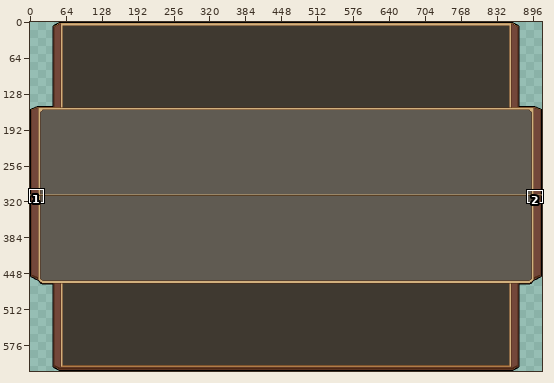
Two states of a pixel-art file, packages/client/src/assets/ui/board.aseprite. The first picture is a wide view before the edit; the outline marks the close-up.
Close-up. Old version:
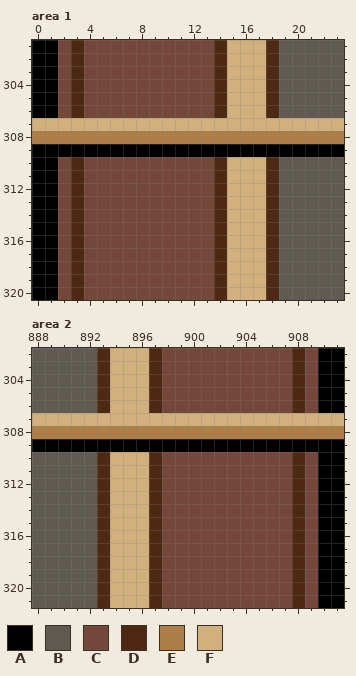
912x621 pixels, 1 frame. Colours within 5 levels of each other are drawn and written as one. Shown: area 1: x 0..23, y 301..320; area 2: x 888..911, y 302..321. The commit also changed other parts of the picture, which this record leaves out.
Palette (. is transparent): A #000000  B #605b52  C #73473a  D #4d2812  E #af7d48  F #d1b07d
Pixels before, area 1, first column x 0:
301 AACDCCCCCCCCCCDFFFDBBBBB
302 AACDCCCCCCCCCCDFFFDBBBBB
303 AACDCCCCCCCCCCDFFFDBBBBB
304 AACDCCCCCCCCCCDFFFDBBBBB
305 AACDCCCCCCCCCCDFFFDBBBBB
306 AACDCCCCCCCCCCDFFFDBBBBB
307 FFFFFFFFFFFFFFFFFFFFFFFF
308 EEEEEEEEEEEEEEEEEEEEEEEE
309 AAAAAAAAAAAAAAAAAAAAAAAA
310 AACDCCCCCCCCCCDFFFDBBBBB
311 AACDCCCCCCCCCCDFFFDBBBBB
312 AACDCCCCCCCCCCDFFFDBBBBB
313 AACDCCCCCCCCCCDFFFDBBBBB
314 AACDCCCCCCCCCCDFFFDBBBBB
315 AACDCCCCCCCCCCDFFFDBBBBB
316 AACDCCCCCCCCCCDFFFDBBBBB
317 AACDCCCCCCCCCCDFFFDBBBBB
318 AACDCCCCCCCCCCDFFFDBBBBB
319 AACDCCCCCCCCCCDFFFDBBBBB
320 AACDCCCCCCCCCCDFFFDBBBBB
Pixels before, area 2, first column x 888:
302 BBBBBDFFFDCCCCCCCCCCDCAA
303 BBBBBDFFFDCCCCCCCCCCDCAA
304 BBBBBDFFFDCCCCCCCCCCDCAA
305 BBBBBDFFFDCCCCCCCCCCDCAA
306 BBBBBDFFFDCCCCCCCCCCDCAA
307 FFFFFFFFFFFFFFFFFFFFFFFF
308 EEEEEEEEEEEEEEEEEEEEEEEE
309 AAAAAAAAAAAAAAAAAAAAAAAA
310 BBBBBDFFFDCCCCCCCCCCDCAA
311 BBBBBDFFFDCCCCCCCCCCDCAA
312 BBBBBDFFFDCCCCCCCCCCDCAA
313 BBBBBDFFFDCCCCCCCCCCDCAA
314 BBBBBDFFFDCCCCCCCCCCDCAA
315 BBBBBDFFFDCCCCCCCCCCDCAA
316 BBBBBDFFFDCCCCCCCCCCDCAA
317 BBBBBDFFFDCCCCCCCCCCDCAA
318 BBBBBDFFFDCCCCCCCCCCDCAA
319 BBBBBDFFFDCCCCCCCCCCDCAA
320 BBBBBDFFFDCCCCCCCCCCDCAA
321 BBBBBDFFFDCCCCCCCCCCDCAA
After the commit:
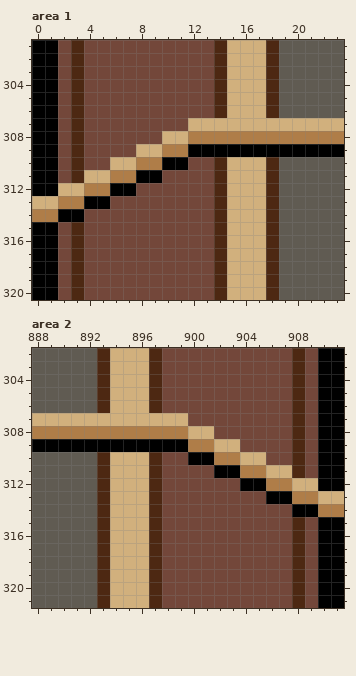
Diff:
{"where": "area 1"}
{"y":307,"x":0,"old":"FFFFFFFFFFFF","new":"AACDCCCCCCCC"}
{"y":308,"x":0,"old":"EEEEEEEEEEEE","new":"AACDCCCCCCFF"}
{"y":309,"x":2,"old":"AAAAAAAAAA","new":"CDCCCCFFEE"}
{"y":310,"x":6,"old":"CCCCCC","new":"FFEEAA"}
{"y":311,"x":4,"old":"CCCCCC","new":"FFEEAA"}
{"y":312,"x":2,"old":"CDCCCC","new":"FFEEAA"}
{"y":313,"x":0,"old":"AACDCC","new":"FFEEAA"}
{"y":314,"x":0,"old":"AACD","new":"EEAA"}
{"where": "area 2"}
{"y":307,"x":900,"old":"FFFFFFFFFFFF","new":"CCCCCCCCDCAA"}
{"y":308,"x":900,"old":"EEEEEEEEEEEE","new":"FFCCCCCCDCAA"}
{"y":309,"x":900,"old":"AAAAAAAAAA","new":"EEFFCCCCDC"}
{"y":310,"x":900,"old":"CCCCCC","new":"AAEEFF"}
{"y":311,"x":902,"old":"CCCCCC","new":"AAEEFF"}
{"y":312,"x":904,"old":"CCCCDC","new":"AAEEFF"}
{"y":313,"x":906,"old":"CCDCAA","new":"AAEEFF"}
{"y":314,"x":908,"old":"DCAA","new":"AAEE"}
